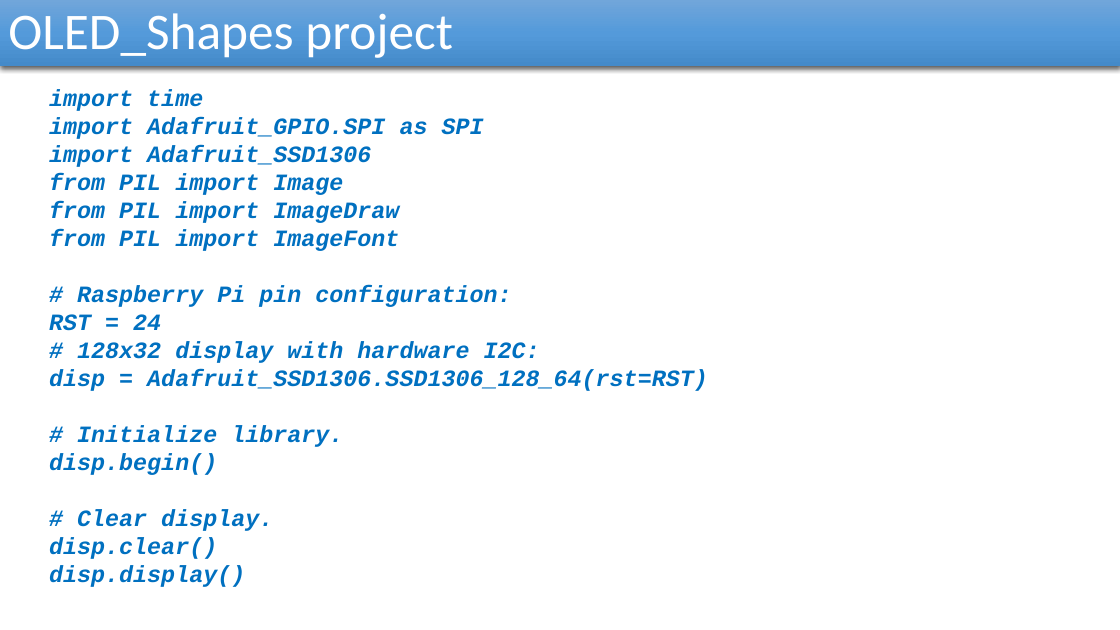
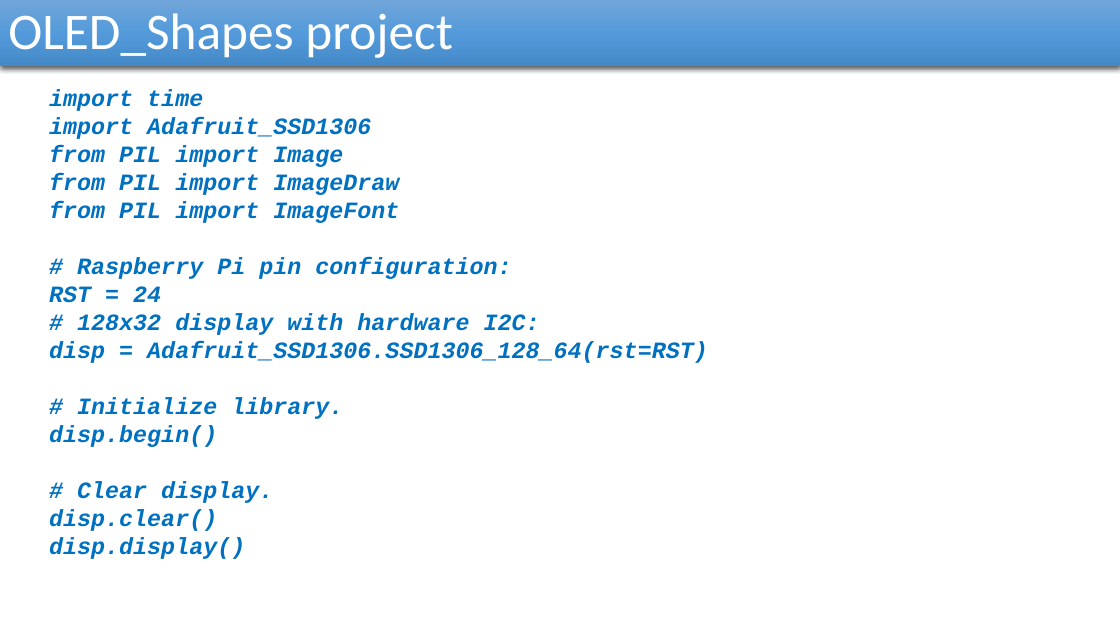
Before and after one commit to reza-arjmandi/rpi-course, a slide deck: slide 37 of session7/presentation/Raspberry pi Sensors.pptx. Drawn at 1120x630 pixels with LibreOffice and Linux fonts; fonts in the diff are those of the drawing. Boxes give left, top, right and bottom in pixels: in the first picture for what was removed or moved away, otherwise in the second. Text is boxed around its words. In the diff, an @@ line names an element or a change of style, - is before the commit and + after.

```diff
--- a/session7/presentation/Raspberry pi Sensors.pptx
+++ b/session7/presentation/Raspberry pi Sensors.pptx
@@ text at [49,117,484,139]: paragraph removed @@
-import Adafruit_GPIO.SPI as SPI
```
Also in this commit, not shown: 3 other slides changed.
